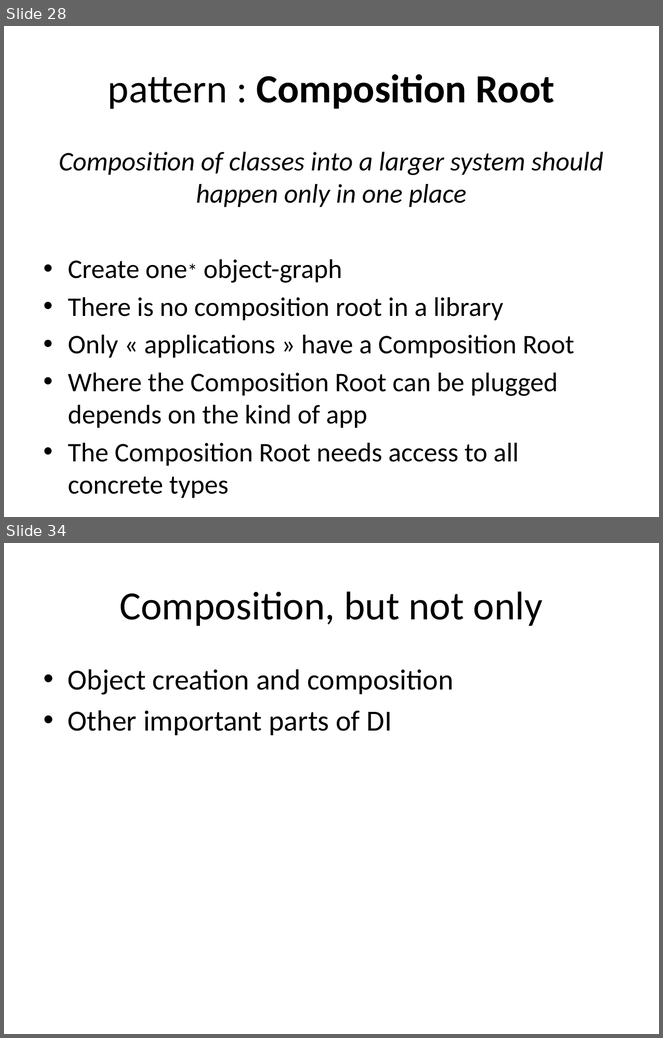
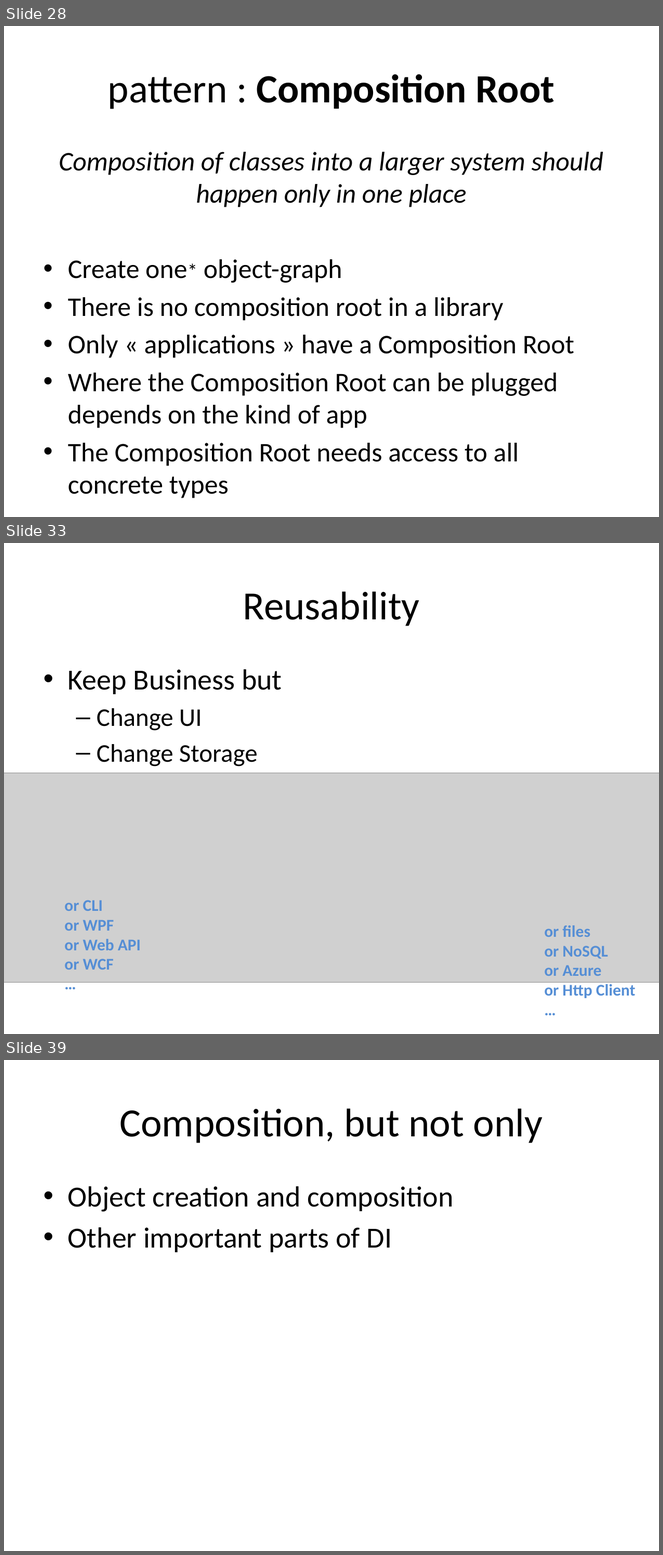
Before and after one commit to tsimbalar/DependencyInjectionTheRightWay, a slide deck: Dependency Injection - the right way.pptx. Shown one above the other, each under a label of ours: slides 28 and 34 before the commit, slides 28, 33 and 39 after it; the slides between them are not shown. The pictures are 663x1038 and 663x1555 pixels, drawn with LibreOffice and Linux fonts; fonts in the diff are those of the drawing; grey boxes stand for pictures. Boxes give left, top, right and bottom in pixels: in the first picture for what was removed or moved away, otherwise in the second. Text is boxed around its words. In the diff, an @@ line names an element or a change of style, - is before the commit and + after.

```diff
--- a/Dependency Injection - the right way.pptx
+++ b/Dependency Injection - the right way.pptx
@@ slide 33 added at box(4, 543, 659, 1034), background #FFFFFF @@
@@ title added at box(243, 591, 420, 626), 44 pt, text #000000 @@
+Reusability
@@ text added at box(68, 669, 282, 767), 28 pt, text #000000 @@
+• Keep Business but
+  – Change UI
+  – Change Storage
@@ picture added at box(4, 773, 659, 982) @@
@@ text added at box(64, 900, 141, 970), 18 pt, text #558ED5, bold @@
+or CLI
+or WPF
+or Web API
+or WCF
+…
@@ text added at box(544, 926, 635, 999), 18 pt, text #558ED5, bold @@
+or files
+or NoSQL
+or Azure
+or Http Client
+…
@@ what was slide 34 is now slide 39 @@
```
Also in this commit, not shown: 4 slides changed, 7 other slides added, 1 slide removed.
